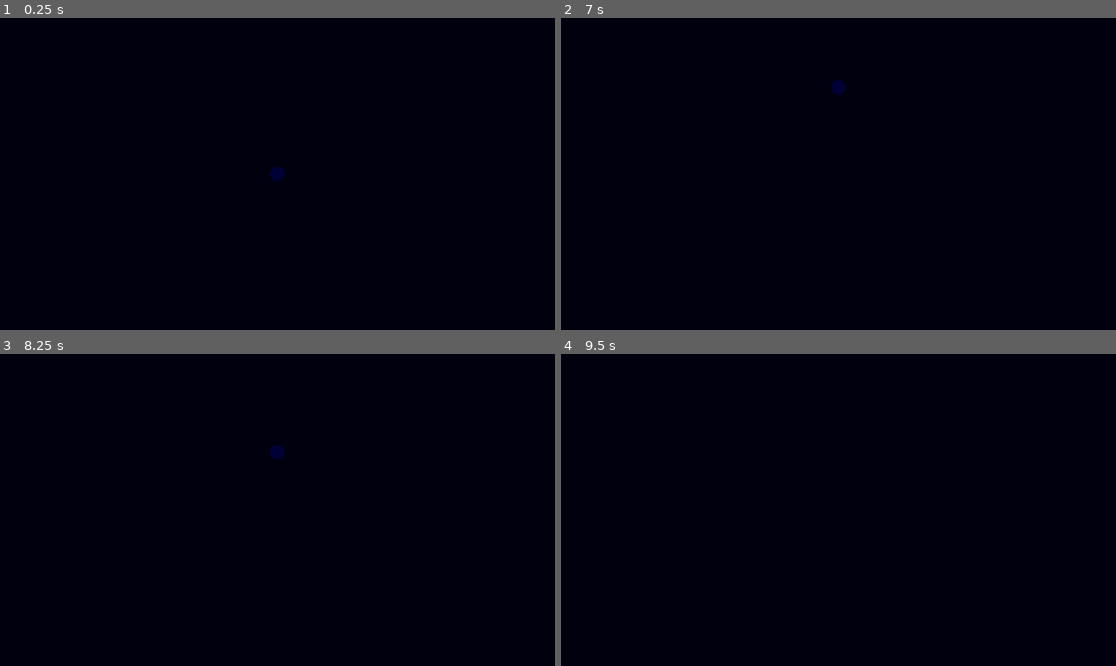
Above: before the commit, frames 1-4 (two rows, left to right).
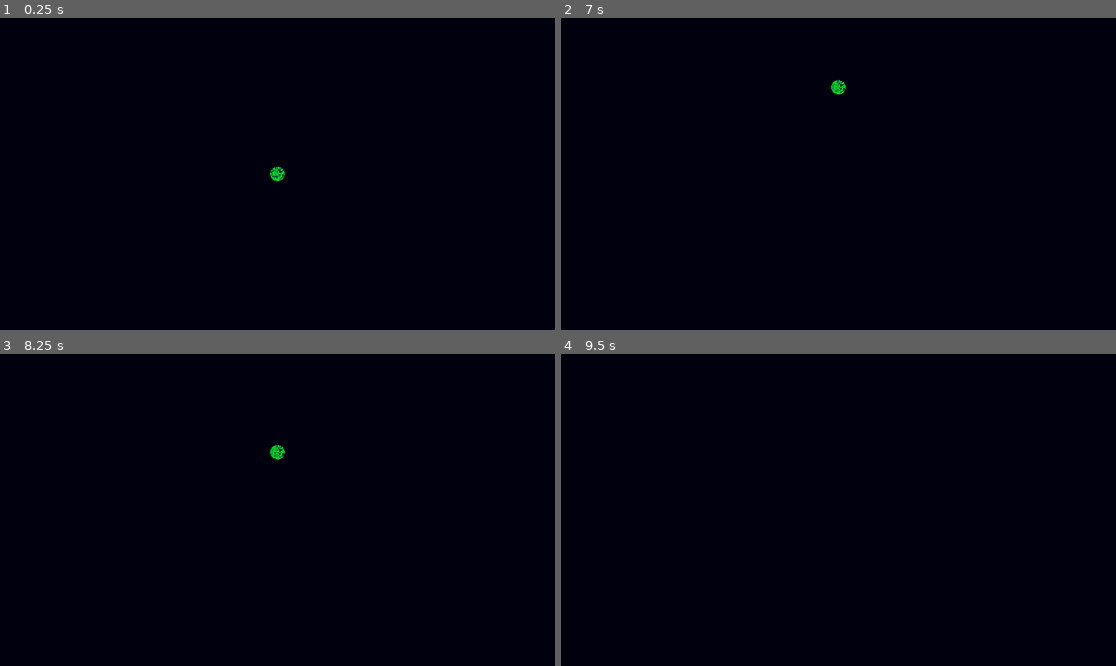
Above: after the commit, the same moments.

Repository: indifferenteye/hegswarm
Game: Godot game, scene res://scenes/testing.tscn
Same seed, same stepped clock (60 frames per second), same inputs: the game is played once before the commit and once after it. This scene is started directly instead of the project's main scene.
Inputs (mouse positions are in pixels of both pictures, inside the frame that each line leads up to):
- Up to frame 1 (0.25 s): no input
- Up to frame 2 (7 s): tap Enter at 0.5, 2.75, 4.25 s; move the mouse to (810, 236) at 0.52 s; hold S (camera_move_down) 0.53-1.28 s; click (810, 236) at 0.67 s; move the mouse to (1005, 220) at 1.27 s; tap A (camera_move_left) at 1.35 s; click (1005, 220) at 1.42 s; tap Space (toggle_star_system) at 2, 3.5, 5 s; move the mouse to (672, 127) at 2.02 s; hold D (camera_move_right) 2.03-2.78 s; click (672, 127) at 2.17 s; move the mouse to (866, 174) at 2.77 s; tap W (camera_move_up) at 2.85 s; click (866, 174) at 2.92 s; move the mouse to (755, 96) at 3.52 s; hold Space (toggle_star_system) 3.53-4.28 s; click (755, 96) at 3.67 s; move the mouse to (960, 158) at 4.27 s; tap S (camera_move_down) at 4.35 s; click (960, 158) at 4.42 s; move the mouse to (727, 189) at 5.02 s; hold A (camera_move_left) 5.03-5.78 s; click (727, 189) at 5.17 s; move the mouse to (894, 105) at 5.77 s; tap D (camera_move_right) at 5.85 s; click (894, 105) at 5.92 s; move the mouse to (810, 236) at 6.52 s; hold W (camera_move_up) from 6.53 s (still down); click (810, 236) at 6.67 s
- Up to frame 3 (8.25 s): move the mouse to (444, 556) at 7.27 s; release W (camera_move_up) at 7.28 s; tap Space (toggle_star_system) at 7.35 s; click (444, 556) at 7.42 s; move the mouse to (111, 463) at 8.02 s; hold S (camera_move_down) from 8.03 s (still down); click (111, 463) at 8.17 s
- Up to frame 4 (9.5 s): move the mouse to (866, 510) at 8.77 s; release S (camera_move_down) at 8.78 s; tap A (camera_move_left) at 8.85 s; click (866, 510) at 8.92 s

The runs differ from the first frame. In frame 1, less than 0.1% of the frame differs, in the area x 48-52%, y 47-53%; in frame 2, less than 0.1%; in frame 3, less than 0.1%, in the area x 48-52%, y 29-34%; in frame 4, nothing differs.

Commit message:
Fix planet shader seeding

Diff:
--- a/scripts/entities/planet.gd
+++ b/scripts/entities/planet.gd
@@ -8,7 +8,7 @@
 func _ready() -> void:
     var mat = $Sprite2D.material
     if mat != null:
-        mat.set_shader_parameter("seed", 1/float(seed))
+        mat.set_shader_parameter("seed", float(seed))
         mat.set_shader_parameter("water", water)
         mat.set_shader_parameter("plants", plants)
 
